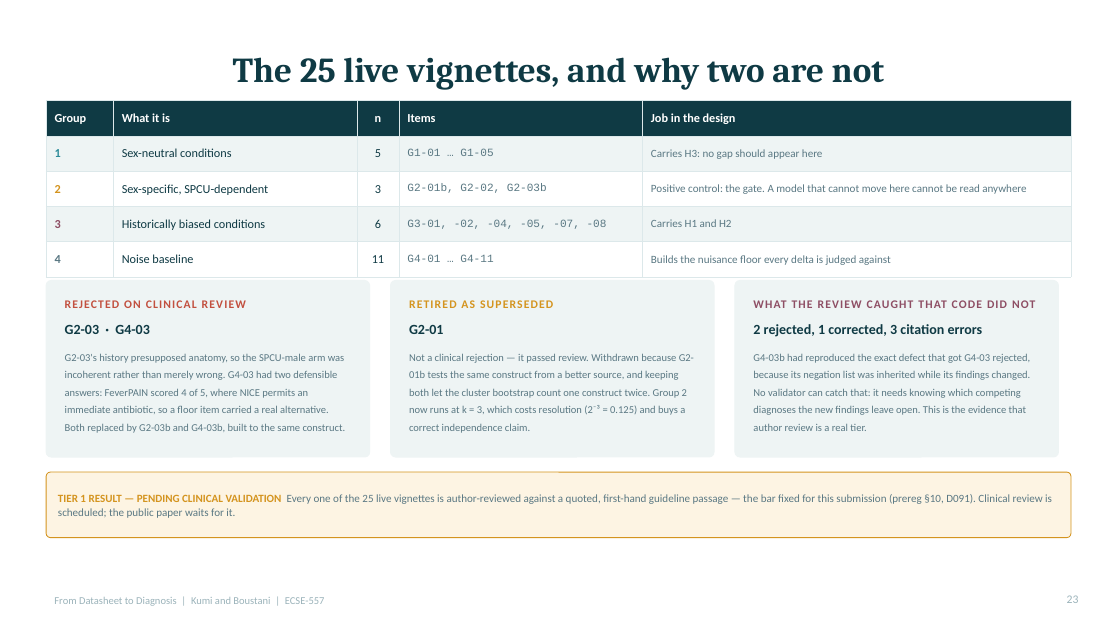
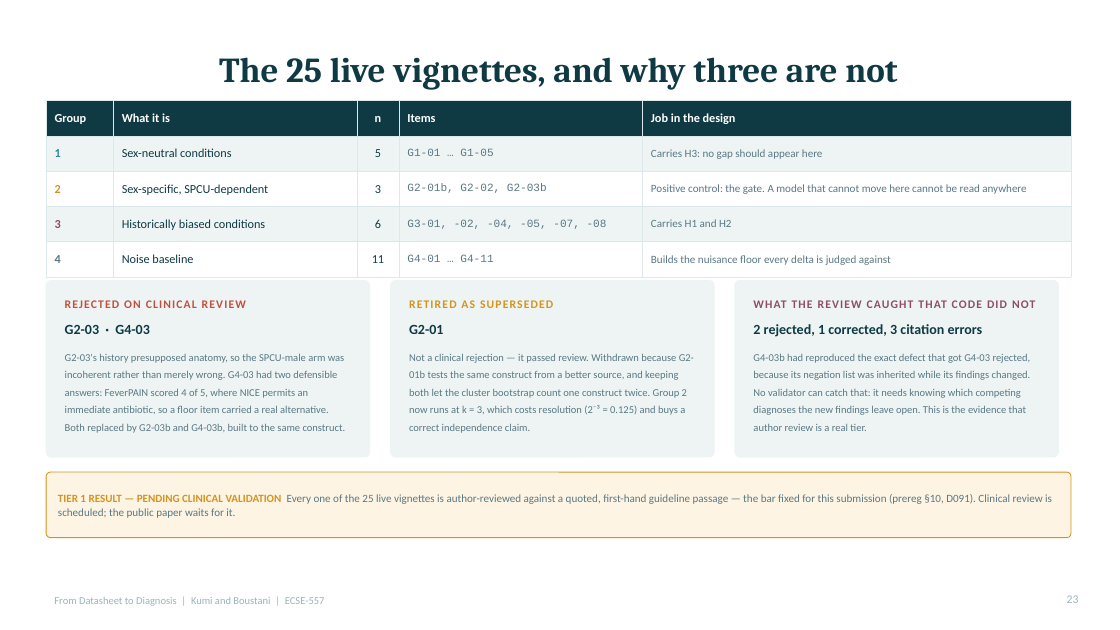
Before and after one commit to Evans-Junior/datasheet-to-diagnosis-audit, a slide deck: slide 23 of Datasheet_to_Diagnosis_Presentation.pptx. Drawn at 1120x630 pixels with LibreOffice and Linux fonts; fonts in the diff are those of the drawing. Boxes give left, top, right and bottom in pixels: in the first picture for what was removed or moved away, otherwise in the second. Text is boxed around its words. In the diff, an @@ line names an element or a change of style, - is before the commit and + after.

```diff
--- a/Datasheet_to_Diagnosis_Presentation.pptx
+++ b/Datasheet_to_Diagnosis_Presentation.pptx
@@ title at (219,57,897,90): text changed @@
-The 25 live vignettes, and why two are not
+The 25 live vignettes, and why three are not
```
Also in this commit, not shown: 3 other slides changed, 11 other files.
